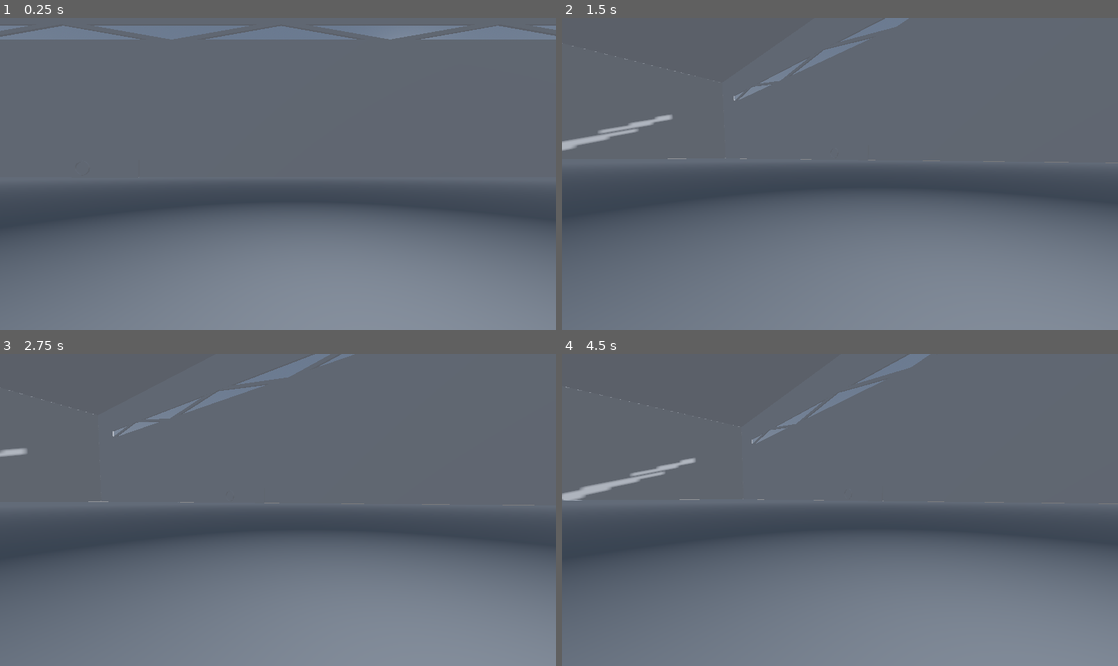
Above: before the commit, frames 1-4 (two rows, left to right).
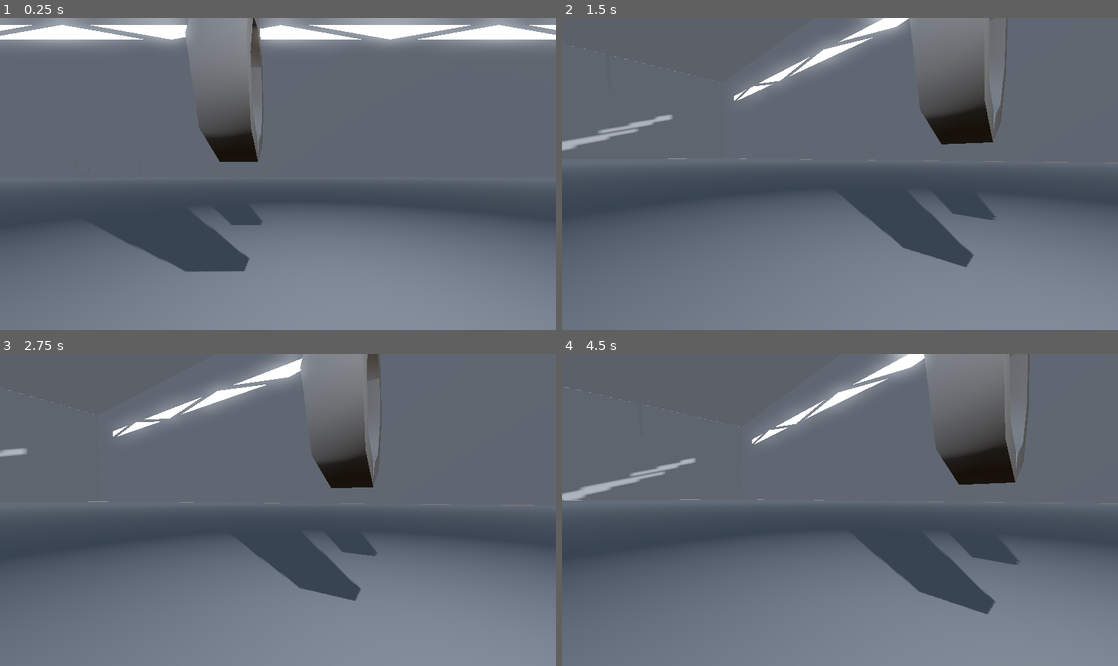
Above: after the commit, the same moments.

Repository: NNRVINTAGE/_state-dormant
Game: Godot game, scene res://Scene/world.tscn
Two runs of this game, one before a commit and one after it. Both use one fixed random seed, a clock stepped at 60 frames per second and the inputs below.
Inputs (mouse positions are in pixels of both pictures, inside the frame that each line leads up to):
- Up to frame 1 (0.25 s): no input
- Up to frame 2 (1.5 s): tap Enter (ui_accept) at 0.5, 0.77, 1.25 s; move the mouse to (962, 158) at 0.52 s; hold Right (ui_right) 0.53-1.28 s; tap Shift (sprint) at 0.6, 1.35 s; click (962, 158) at 0.67 s; move the mouse to (812, 174) at 1.27 s; hold Up (ui_up) from 1.28 s (still down)
- Up to frame 3 (2.75 s): keep holding Up (ui_up); tap Enter (ui_accept) at 1.52, 2 s; move the mouse to (289, 503) at 2.02 s; tap Shift (sprint) at 2.1 s
- Up to frame 4 (4.5 s): keep holding Up (ui_up); tap Enter (ui_accept) at 2.75, 3.02, 3.5, 3.77, 4.25 s; move the mouse to (834, 516) at 2.77 s; tap Shift (sprint) at 2.85, 3.6, 4.35 s; click (834, 516) at 2.92 s; move the mouse to (878, 513) at 3.52 s; move the mouse to (795, 506) at 4.27 s

The runs differ from the first frame. In frame 1, 13% of the frame differs, in the area x 0-100%, y 0-82%; in frame 2, 6.8%; in frame 3, 6.9%; in frame 4, 7.5%.

Commit message:
update/scenery

Diff:
--- a/Scene/world.tscn
+++ b/Scene/world.tscn
@@ -23,6 +23,9 @@
 fog_sky_affect = 0.155
 fog_depth_curve = 0.517632
 
+[sub_resource type="PlaneMesh" id="PlaneMesh_ejll3"]
+size = Vector2(600, 10)
+
 [node name="world" type="Node3D"]
 
 [node name="DirectionalLight3D" type="DirectionalLight3D" parent="."]
@@ -105,6 +108,11 @@
 transform = Transform3D(0.173648, 0.984808, 0, -0.984808, 0.173648, 0, 0, 0, 1, 191.628, 21.447, -0.0685272)
 size = Vector3(2, 55.3443, 1)
 
+[node name="vwd" type="MeshInstance3D" parent="Walls"]
+transform = Transform3D(1, 0, 0, 0, -4.37114e-08, -1, 0, 1, -4.37114e-08, 0, 21, 0)
+mesh = SubResource("PlaneMesh_ejll3")
+surface_material_override/0 = ExtResource("3_ejll3")
+
 [node name="Walls2" type="CSGBox3D" parent="."]
 transform = Transform3D(1, 0, 0, 0, 1, 0, 0, 0, 1, 0, 50, 100)
 size = Vector3(600, 100, 1)
@@ -153,6 +161,11 @@
 [node name="vbp10" type="CSGBox3D" parent="Walls2"]
 transform = Transform3D(0.173648, 0.984808, 0, -0.984808, 0.173648, 0, 0, 0, 1, 191.628, 21.447, -0.0685272)
 size = Vector3(2, 55.3443, 1)
+
+[node name="vwd" type="MeshInstance3D" parent="Walls2"]
+transform = Transform3D(1, 0, 0, 0, -4.37114e-08, 1, 0, -1, -4.37114e-08, 0, 21, 0)
+mesh = SubResource("PlaneMesh_ejll3")
+surface_material_override/0 = ExtResource("3_ejll3")
 
 [node name="Walls3" type="CSGBox3D" parent="."]
 transform = Transform3D(1, 0, 0, 0, 1, 0, 0, 0, 1, 299, 50, 0)
@@ -208,3 +221,49 @@
 shadow_enabled = true
 shadow_normal_bias = 0.3
 omni_range = 12.7371
+
+[node name="Cel_Struct" type="CSGBox3D" parent="."]
+transform = Transform3D(1, 0, 0, 0, 1, 0, 0, 0, 1, 0, 67.3818, 0)
+size = Vector3(600, 2, 2)
+
+[node name="Asmb_Claw_L" type="CSGCylinder3D" parent="."]
+transform = Transform3D(-4.37114e-08, 1, -4.37114e-08, 0, -4.37114e-08, -1, -1, -4.37114e-08, 1.91069e-15, 0, 3.91194, -4.97895)
+radius = 2.0
+height = 1.0
+
+[node name="subtr" type="CSGCylinder3D" parent="Asmb_Claw_L"]
+transform = Transform3D(0.999997, -2.55795e-13, 3.17637e-21, 2.55795e-13, 0.999997, 2.02505e-13, -4.65868e-21, -5.32907e-14, 1, 0, -0.0566405, 0)
+operation = 2
+radius = 1.47119
+height = 1.41406
+
+[node name="subtr2" type="CSGBox3D" parent="Asmb_Claw_L"]
+transform = Transform3D(0.999994, -4.1922e-13, 5.29396e-21, 4.1922e-13, 0.999994, 3.30402e-13, -8.47033e-21, -8.88178e-14, 1, -1, -4.37114e-08, 0)
+operation = 2
+size = Vector3(2, 1.1, 5)
+
+[node name="subtr3" type="CSGBox3D" parent="Asmb_Claw_L"]
+transform = Transform3D(0.877015, -2.63771e-08, -0.480453, 1.5626e-08, 0.999994, -2.63765e-08, 0.48045, 1.56253e-08, 0.87702, 0, 6.31629e-08, 1.445)
+operation = 2
+size = Vector3(0.3, 1.1, 1)
+
+[node name="Asmb_Claw_R" type="CSGCylinder3D" parent="."]
+transform = Transform3D(-4.37114e-08, 1, -4.37114e-08, 0, -4.37114e-08, -1, -1, -4.37114e-08, 1.91069e-15, 0, 3.91194, -4.97895)
+radius = 2.0
+height = 1.0
+
+[node name="subtr" type="CSGCylinder3D" parent="Asmb_Claw_R"]
+transform = Transform3D(0.999997, -2.55795e-13, 3.17637e-21, 2.55795e-13, 0.999997, 2.02505e-13, -4.65868e-21, -5.32907e-14, 1, 0, -0.0566405, 0)
+operation = 2
+radius = 1.47119
+height = 1.41406
+
+[node name="subtr2" type="CSGBox3D" parent="Asmb_Claw_R"]
+transform = Transform3D(0.999994, -4.1922e-13, 5.29396e-21, 4.1922e-13, 0.999994, 3.30402e-13, -8.47033e-21, -8.88178e-14, 1, 1, 0, 0)
+operation = 2
+size = Vector3(2, 1.1, 5)
+
+[node name="subtr3" type="CSGBox3D" parent="Asmb_Claw_R"]
+transform = Transform3D(0.877141, 0, 0.480223, 0, 0.999994, 0, -0.480221, 0, 0.877146, 0, 6.31629e-08, 1.445)
+operation = 2
+size = Vector3(0.3, 1.1, 1)
Not shown: 1 places in Scene/world.tscn that only renumber resources
